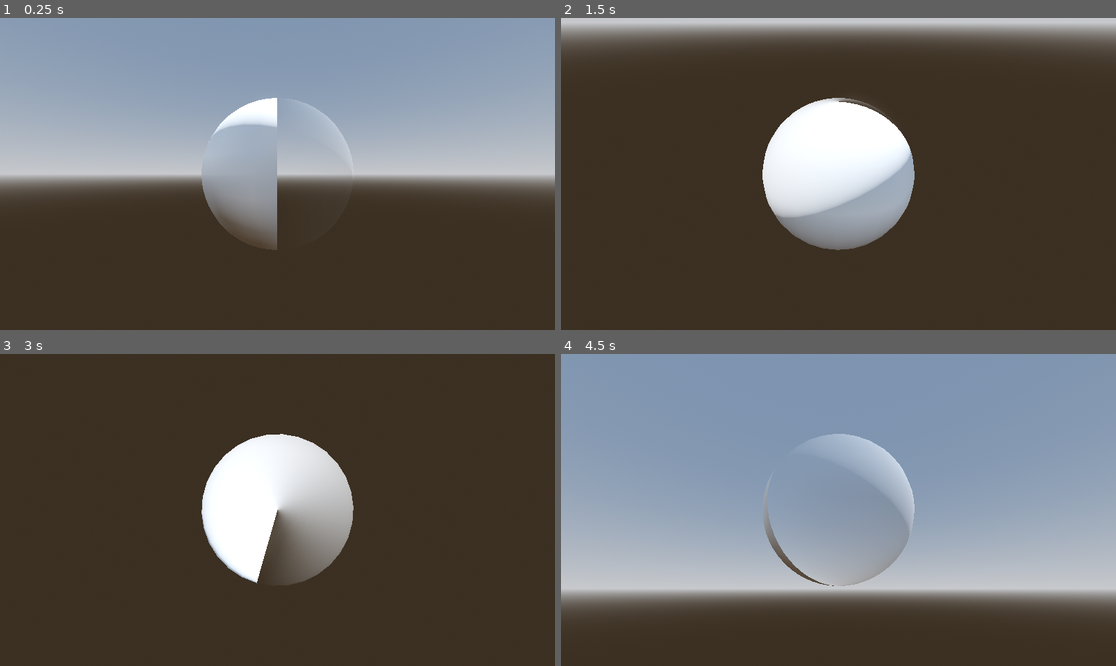
Above: before the commit, frames 1-4 (two rows, left to right).
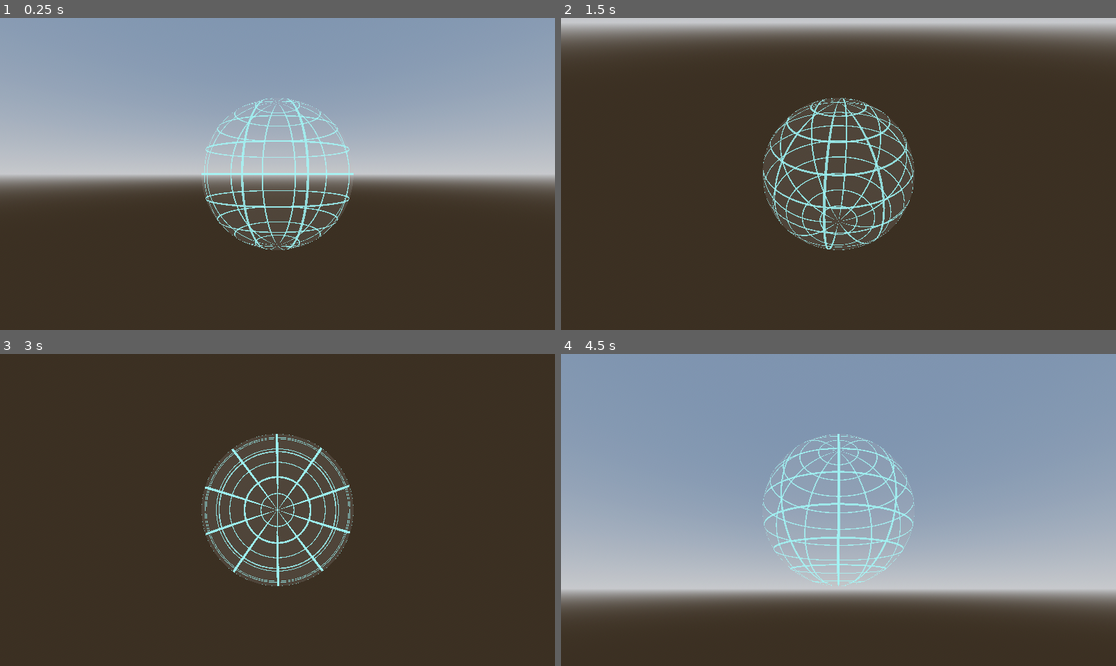
Above: after the commit, the same moments.

Repository: RandomByteFF/bloch-sphere-visualizer
Game: Godot game, scene res://main.tscn
Two runs of this game, one before a commit and one after it. Both use one fixed random seed, a clock stepped at 60 frames per second and the inputs below.
Inputs (mouse positions are in pixels of both pictures, inside the frame that each line leads up to):
- Up to frame 1 (0.25 s): no input
- Up to frame 2 (1.5 s): tap Enter at 0.5 s; move the mouse to (960, 158) at 0.52 s; press the mouse at (960, 158) at 0.53 s; tap Space at 1.25 s; move the mouse to (727, 189) at 1.27 s; release the mouse at (727, 189) at 1.28 s; click (727, 189) at 1.35 s
- Up to frame 3 (3 s): tap Enter at 2 s; move the mouse to (333, 441) at 2.02 s; press the mouse at (333, 441) at 2.03 s; tap Space at 2.75 s; move the mouse to (249, 572) at 2.77 s; release the mouse at (249, 572) at 2.78 s; click (249, 572) at 2.85 s
- Up to frame 4 (4.5 s): tap Enter at 3.5 s; move the mouse to (1005, 556) at 3.52 s; press the mouse at (1005, 556) at 3.53 s; tap Space at 4.25 s; move the mouse to (672, 463) at 4.27 s; release the mouse at (672, 463) at 4.28 s; click (672, 463) at 4.35 s

The runs differ from the first frame. In frame 1, 4.6% of the frame differs, in the area x 36-64%, y 25-75%; in frame 2, 10%; in frame 3, 9.6%; in frame 4, 3.5%.

Commit message:
Lat+longitude shader

Diff:
--- a/Shaders/sphereBack.gdshader
+++ /dev/null
@@ -1,8 +0,0 @@
-shader_type spatial;
-render_mode cull_front;
-
-void fragment() {
-	float s = mod(UV.x, 0.1f);
-	float m = abs(UV.y - 0.5f) * 0.01f;
-	ALPHA = 0.1f + 1.0f - step(0.01f - m, s);
-}
--- a/Shaders/sphereFront.gdshader
+++ b/Shaders/sphereFront.gdshader
@@ -1,6 +1,29 @@
 shader_type spatial;
-render_mode cull_back;
+render_mode unshaded;
+render_mode cull_disabled;
+
+uniform float lineCountLong = 20.0f;
+uniform float lineCountLat = 20.0f;
+uniform float widthLong = 0.045f;
+uniform float widthLat = 0.1f;
+uniform float corrigation = 0.5f;
+uniform float alphaLimit = 0.7f;
+uniform float backgroundAlpha = 0.1f;
+uniform vec3 lineColor: source_color = vec3(1.0, 1.0, 1.0);
+uniform vec3 backgroundColor: source_color = vec3(1.0, 1.0, 1.0);
 
 void fragment() {
-	ALPHA = UV.x;
+	//TODO: AA
+	float latJump = 1.0f - widthLat;
+	float latAlpha = step(latJump, mod(UV.y * lineCountLat - widthLat/2.0f, 1.0f));
+
+	//TODO: hammer longitude
+	float longJump = sqrt(1.0f - corrigation * pow((abs(UV.y - 0.5f) * 2.0f), 2.0f)) * widthLong;
+	float longAlpha = step(longJump, mod(UV.x - 0.5f * widthLong, 1.0f / lineCountLong));
+
+	ALPHA = (backgroundAlpha + step(0.5f, longAlpha + latAlpha)) * alphaLimit;
+	vec3 background = (backgroundColor * (alphaLimit - ALPHA));
+	vec3 line = step(alphaLimit / 2.0f, ALPHA - backgroundAlpha) * lineColor;
+
+	ALBEDO = background + line;
 }
--- a/main.tscn
+++ b/main.tscn
@@ -1,7 +1,6 @@
-[gd_scene load_steps=9 format=3 uid="uid://d13r8kj4baab6"]
+[gd_scene load_steps=7 format=3 uid="uid://d13r8kj4baab6"]
 
 [ext_resource type="Shader" path="res://Shaders/sphereFront.gdshader" id="1_6jdj6"]
-[ext_resource type="Shader" path="res://Shaders/sphereBack.gdshader" id="2_h0rtq"]
 [ext_resource type="Script" path="res://Scripts/camera.gd" id="3_3uo77"]
 
 [sub_resource type="ProceduralSkyMaterial" id="ProceduralSkyMaterial_bdlu2"]
@@ -21,10 +20,15 @@
 resource_local_to_scene = true
 render_priority = 0
 shader = ExtResource("1_6jdj6")
-
-[sub_resource type="ShaderMaterial" id="ShaderMaterial_fbpn2"]
-render_priority = 0
-shader = ExtResource("2_h0rtq")
+shader_parameter/lineCountLong = 10.0
+shader_parameter/lineCountLat = 10.0
+shader_parameter/widthLong = 0.096
+shader_parameter/widthLat = 0.06
+shader_parameter/corrigation = 0.145
+shader_parameter/alphaLimit = 0.7
+shader_parameter/backgroundAlpha = 0.1
+shader_parameter/lineColor = Color(0.572549, 1, 1, 1)
+shader_parameter/backgroundColor = Color(1, 1, 1, 1)
 
 [node name="Node3D" type="Node3D"]
 
@@ -38,15 +42,9 @@
 [node name="Bloch-sphere" type="Node3D" parent="."]
 
 [node name="Front" type="CSGSphere3D" parent="Bloch-sphere"]
-radial_segments = 30
-rings = 30
+radial_segments = 60
+rings = 60
 material = SubResource("ShaderMaterial_6e1v1")
-
-[node name="Back" type="CSGSphere3D" parent="Bloch-sphere"]
-visible = false
-radial_segments = 30
-rings = 30
-material = SubResource("ShaderMaterial_fbpn2")
 
 [node name="CameraPivot" type="Node3D" parent="."]
 
